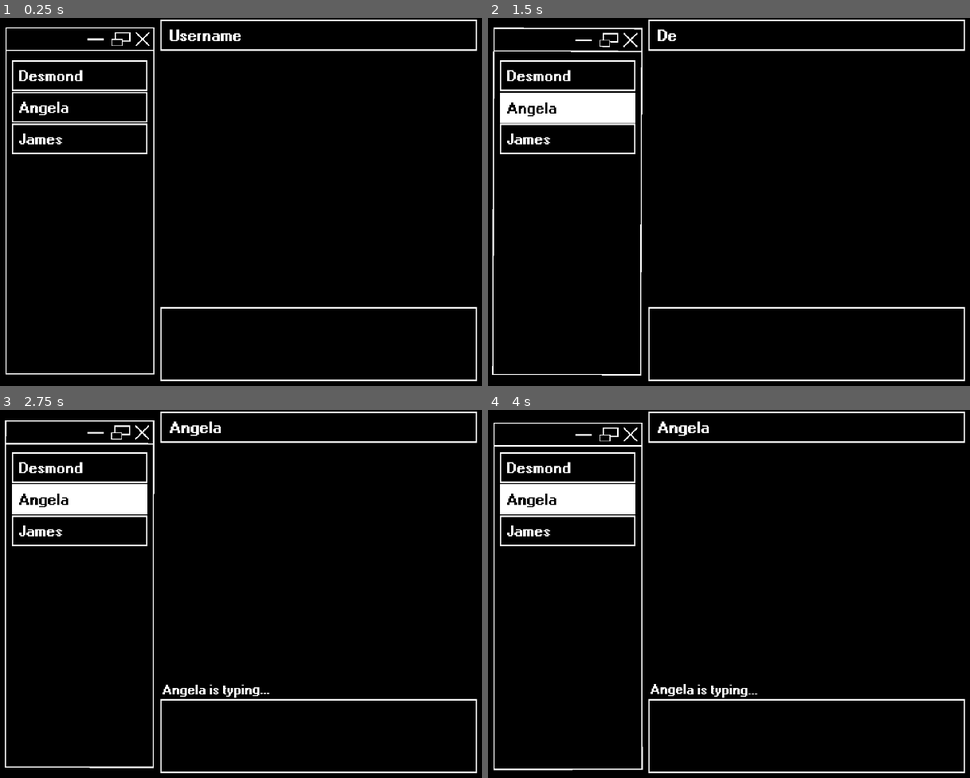
Above: before the commit, frames 1-4 (two rows, left to right).
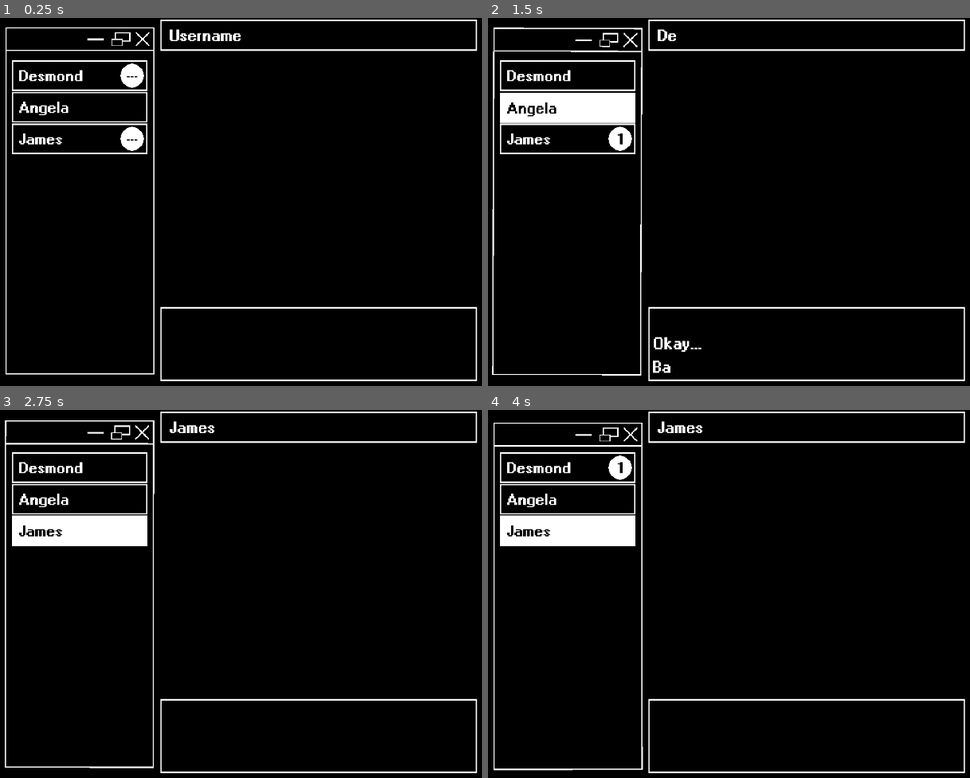
Above: after the commit, the same moments.

Repository: AdamCMunro/social-game
Game: Godot game, scene res://messenger.tscn
Two runs of this game, one before a commit and one after it. Both use one fixed random seed, a clock stepped at 60 frames per second and the inputs below. This scene is started directly instead of the project's main scene.
Inputs (mouse positions are in pixels of both pictures, inside the frame that each line leads up to):
- Up to frame 1 (0.25 s): no input
- Up to frame 2 (1.5 s): tap Enter at 0.5 s; move the mouse to (569, 76) at 0.52 s; click (569, 76) at 0.67 s; move the mouse to (569, 106) at 1.27 s; click (569, 106) at 1.42 s
- Up to frame 3 (2.75 s): move the mouse to (81, 531) at 2.02 s; click (81, 531) at 2.17 s
- Up to frame 4 (4 s): move the mouse to (777, 667) at 2.77 s; click (777, 667) at 2.92 s; move the mouse to (outside the picture) at 3.52 s; click (outside the picture) at 3.67 s

The runs differ from the first frame. In frame 1, 0.5% of the frame differs, in the area x 24-30%, y 12-37%; in frame 2, 0.5%; in frame 3, 4.7%; in frame 4, 4.9%, in the area x 2-56%, y 3-79%.
Error before the commit: Invalid access to property or key 'seed' on a base object of type 'Window'. (res://messenger.gd:234)
Error after the commit: Invalid access of index '-1' on a base object of type: 'Array'. (res://messenger.gd:256)

Commit message:
added typing and notif indicators when not looking at a chat

Diff:
--- a/social-game/contact.gd
+++ b/social-game/contact.gd
@@ -1,6 +1,7 @@
 extends Node2D
 
 @onready var selection = get_parent().get_node("Selection")
+@onready var messenger = get_parent().get_parent()
 
 var contact_scale
 var contact_position
@@ -9,8 +10,10 @@
 var hovered = false
 
 var pending = 0
+var typing = false
 
 var options = []
+var contact_name
 
 var black = Color(0,0,0,1)
 var white = Color(1,1,1,1)
@@ -20,12 +23,25 @@
 func _ready() -> void:
 	contact_scale = scale
 	contact_position = position
+	_progress_chat()
 
 
 # Called every frame. 'delta' is the elapsed time since the previous frame.
 func _process(delta: float) -> void:
+
 	if hovered and not selected:
 		selection.visible = true
+
+	if not selected:
+		if typing or pending > 0:
+			$ContactBody/Alert.visible = true
+			if typing:
+				$ContactBody/Alert/TypingLabel.visible = true
+				$ContactBody/Alert/PendingLabel.visible = false
+			else:
+				$ContactBody/Alert/PendingLabel.text = str(pending)
+				$ContactBody/Alert/PendingLabel.visible = true
+				$ContactBody/Alert/TypingLabel.visible = false
 
 
 func _on_contact_body_mouse_entered() -> void:
@@ -66,13 +82,16 @@
 
 	selected = true
 	selection.visible = false
+	$ContactBody/Alert.visible = false
 	pending = 0
+	messenger.sender_name = contact_name
 
-	get_parent().get_parent()._transition_recipient($ContactBody/Label.text)
-	await get_parent().get_parent()._clear_chats()
-	var index = await get_parent().get_parent()._retrieve_messages($ContactBody/Label.text)
-	get_parent().get_parent()._show_chats($ContactBody/Label.text, index)
-	get_parent().get_parent().get_node("Messages/TypingIndicator").text = str("[wave amp=9.0 freq=4 connected=0]", $ContactBody/Label.text, " is typing...[/wave]")
+	messenger._transition_recipient(contact_name)
+	await messenger._clear_chats()
+	messenger._retrieve_messages(contact_name)
+	messenger.get_node("Messages/TypingIndicator").text = str("[wave amp=9.0 freq=4 connected=0]", contact_name, " is typing...[/wave]")
+	await get_tree().create_timer(0.75).timeout
+	_progress_chat()
 
 func _deselect():
 	$ContactBody/Sprite2D.texture = preload("res://assets/Contact.png")
@@ -81,23 +100,31 @@
 	selected = false
 
 func _progress_chat():
-	var name = $ContactBody/Label.text
-	var messenger = get_parent().get_parent()
-	var history_path = str("user://chat_logs/history/", name, ".json")
-	var messages_path = str("res://chat_logs/", name, ".json")
+	var history_path = str("user://chat_logs/history/", contact_name, ".json")
+	var messages_path = str("res://chat_logs/", contact_name, ".json")
 	var history = _json_decode(history_path)
 	var messages = _json_decode(messages_path)
-	var start = history.size()
+	var start = _get_start_point(history)
 	var choice = false
+
 
 	for i in range(start, messages.size()):
 		options.clear()
 		choice = false
 		if messages[i].seed == "" or messages[i].seed == history[history.size() - 1].seed:
-			await get_tree().create_timer(0.75).timeout
+			if history.size() > 0 and messages[i].body == history[history.size() - 1].body:
+				continue
+			typing = true
+			if selected:
+				messenger._show_typing()
+			await get_tree().create_timer(1).timeout
+			typing = false
 			if messages[i].options.size() > 0:
 				choice = true
-			history.append({"sender":name, "body":messages[i].body, "choice":choice, "seed":history[history.size() - 1].seed})
+			if history.size() > 0:
+				history.append({"sender":contact_name, "body":messages[i].body, "choice":choice, "seed":history[history.size() - 1].seed})
+			else:
+				history.append({"sender":contact_name, "body":messages[i].body, "choice":choice, "seed":""})
 			_save_json(history_path, history)
 			if selected:
 				messenger._recieve_message(messages[i].body)
@@ -109,8 +136,14 @@
 					messenger._show_options(options)
 				break
 
-func _show_typing():
-	pass
+func _get_start_point(arr):
+	var count = 0
+
+	for n in arr:
+		if n.sender != "player":
+			count += 1
+
+	return count
 
 
 func _json_decode(file_path: String) -> Array:
--- a/social-game/contact.tscn
+++ b/social-game/contact.tscn
@@ -3,6 +3,7 @@
 [ext_resource type="Script" uid="uid://cnvo5kcqbl1bi" path="res://contact.gd" id="1_4kyxd"]
 [ext_resource type="Texture2D" uid="uid://cbr0k4rlfyjd2" path="res://assets/Contact.png" id="1_npiiw"]
 [ext_resource type="FontFile" uid="uid://colsx08shwr3g" path="res://fonts/windows-bold[1].ttf" id="2_4kyxd"]
+[ext_resource type="Texture2D" uid="uid://du8xuy76u2ptw" path="res://assets/Alert.png" id="4_xsttb"]
 
 [sub_resource type="RectangleShape2D" id="RectangleShape2D_xsttb"]
 size = Vector2(214, 48)
@@ -28,10 +29,36 @@
 text = "Username"
 
 [node name="Alert" type="Sprite2D" parent="ContactBody" unique_id=1007830402]
+visible = false
+position = Vector2(83, 0)
+texture = ExtResource("4_xsttb")
 
-[node name="AlertLabel" type="RichTextLabel" parent="ContactBody" unique_id=914907788]
-offset_right = 40.0
-offset_bottom = 40.0
+[node name="TypingLabel" type="RichTextLabel" parent="ContactBody/Alert" unique_id=914907788]
+visible = false
+offset_left = -19.0
+offset_top = -28.0
+offset_right = 21.0
+offset_bottom = 12.0
+theme_override_colors/default_color = Color(0, 0, 0, 1)
+theme_override_fonts/normal_font = ExtResource("2_4kyxd")
+theme_override_font_sizes/normal_font_size = 24
+bbcode_enabled = true
+text = "[wave amp=30.0 freq=4 connected=0]...[/wave]"
+horizontal_alignment = 1
+vertical_alignment = 1
+
+[node name="PendingLabel" type="RichTextLabel" parent="ContactBody/Alert" unique_id=71428637]
+visible = false
+offset_left = -19.0
+offset_top = -20.0
+offset_right = 21.0
+offset_bottom = 20.0
+theme_override_colors/default_color = Color(0, 0, 0, 1)
+theme_override_fonts/normal_font = ExtResource("2_4kyxd")
+theme_override_font_sizes/normal_font_size = 24
+text = "0"
+horizontal_alignment = 1
+vertical_alignment = 1
 
 [connection signal="input_event" from="ContactBody" to="." method="_on_contact_body_input_event"]
 [connection signal="mouse_entered" from="ContactBody" to="." method="_on_contact_body_mouse_entered"]
--- a/social-game/contacts.gd
+++ b/social-game/contacts.gd
@@ -3,15 +3,18 @@
 var contacts = []
 var contact_names = ["Desmond", "Angela", "James"]
 
+@onready var contact_scene = preload("res://contact.tscn")
+
 # Called when the node enters the scene tree for the first time.
 func _ready() -> void:
 	_prepare_drift()
-	for n in get_children():
-		if n is not Area2D and n is not Sprite2D:
-			contacts.append(n)
-
-	for i in range(contacts.size()):
-		contacts[i].get_node("ContactBody/Label").text = contact_names[i]
+	for i in range (contact_names.size()):
+		var new_contact = contact_scene.instantiate()
+		new_contact.contact_name = contact_names[i]
+		new_contact.get_node("ContactBody/Label").text = contact_names[i]
+		new_contact.position.y = -200 + (50 * i)
+		contacts.append(new_contact)
+		add_child(new_contact)
 
 
 
--- a/social-game/messenger.gd
+++ b/social-game/messenger.gd
@@ -58,7 +58,7 @@
 
 func _option_chosen() -> void:
 
-	_hide_options()
+	await _hide_options()
 
 	sending_text.visible = true
 	sending_text.visible_ratio = 0
@@ -97,9 +97,12 @@
 				typing = false
 				sending_text.visible = false
 				_send_message(sending_text.text)
-				_add_message_to_history("player", sending_text.text)
 				await get_tree().create_timer(0.5).timeout
-				_progress_chats(next_message_index)
+				for n in $Contacts.contacts:
+					if n.contact_name == sender_name:
+						message_history_arr.append({"sender":"player", "body":sending_text.text, "choice":false, "seed":_get_seed()})
+						n._save_json(str("user://chat_logs/history/", sender_name, ".json"), message_history_arr)
+						n._progress_chat()
 
 func _show_sending_text():
 	var tween = create_tween()
@@ -121,7 +124,7 @@
 
 func _show_typing():
 	$Messages/TypingIndicator.visible = true
-	await get_tree().create_timer(2.0).timeout
+	await get_tree().create_timer(1).timeout
 	$Messages/TypingIndicator.visible = false
 
 func _recieve_message(message):
@@ -155,49 +158,17 @@
 		.set_ease(Tween.EASE_OUT)\
 		.set_trans(Tween.TRANS_SINE)
 
-func _show_chats(name, index):
-	var file = str("res://chat_logs/", name, ".json")
-
-	message_arr = _json_decode(file)
-	sender_name = name
-
-	_progress_chats(index)
-
-func _progress_chats(start_index):
-
-	for i in range(start_index, message_arr.size()):
-		if message_arr[i].seed == _get_seed() or message_arr[i].seed == "":
-			if prev_message_type == "recieved":
-				repeat = true
-			_show_typing()
-			await get_tree().create_timer(2.0).timeout
-			_recieve_message(message_arr[i].body)
-			_add_message_to_history(sender_name, message_arr[i].body)
-			await get_tree().create_timer(0.75).timeout
-			if message_arr[i].options.size() > 0:
-				for j in range(option_arr.size()):
-					option_arr[j].option_text = message_arr[i].options[j].option
-					option_arr[j].full_text = message_arr[i].options[j].full
-					option_arr[j]._transition_text(message_arr[i].options[j].option)
-					option_arr[j].visible = true
-				next_message_index = i + 1
-				break
-		else:
-			if message_arr[i-1].options.size() > 0:
-				for j in range(option_arr.size()):
-					option_arr[j].option_text = message_arr[i - 1].options[j].option
-					option_arr[j].full_text = message_arr[i - 1].options[j].full
-					option_arr[j]._transition_text(message_arr[i - 1].options[j].option)
-					option_arr[j].visible = true
-				next_message_index = i + 1
-				break
 
 func _show_options(options):
+	for n in options:
+		n.visible = false
+
 	for i in range(options.size()):
 		option_arr[i].option_text = options[i].option
 		option_arr[i].full_text = options[i].full
-		option_arr[i]._transition_text(options[i].option)
+		await option_arr[i]._transition_text(options[i].option)
 		option_arr[i].visible = true
+
 
 func _json_decode(file_path: String) -> Array:
 	var content = FileAccess.get_file_as_string(file_path)
@@ -209,27 +180,6 @@
 	push_error("Failed to parse JSON, or the root is not an Array.")
 	return []
 
-func _save_json(file_path: String, data_array: Array) -> void:
-	# Convert the array to a JSON string.
-	# The "\t" parameter adds tab indentation for readability (pretty printing).
-	var json_string: String = JSON.stringify(data_array, "\t")
-
-	# Open the file in WRITE mode. This automatically overwrites existing content
-	# or creates a new file if it doesn't exist.
-	var file: FileAccess = FileAccess.open(file_path, FileAccess.WRITE)
-
-	if file:
-		# Write the JSON string to the file
-		file.store_string(json_string)
-
-		# Close the file to free the resource and ensure data is flushed
-		file.close()
-	else:
-		# If the file fails to open (e.g., bad path, read-only system), grab the error
-		var error_code = FileAccess.get_open_error()
-		printerr("Failed to open file for writing at: ", file_path)
-		printerr("Error code: ", error_code)
-
 func _get_seed():
 	return get_parent().seed
 
@@ -251,7 +201,6 @@
 	await get_tree().process_frame
 	$Messages/Container.position = container_position
 
-	_save_json(str("user://chat_logs/history/", sender_name, ".json"), message_history_arr)
 	message_arr.clear()
 	message_history_arr.clear()
 	await _hide_options()
@@ -271,11 +220,12 @@
 	return tween
 
 func _retrieve_messages(name):
-	var file = str("user://chat_logs/history/", name, ".json")
-
+	var history_file = str("user://chat_logs/history/", name, ".json")
+	var message_file = str("res://chat_logs/", name, ".json")
 	var height = 0
 
-	message_history_arr = _json_decode(file)
+	message_history_arr = _json_decode(history_file)
+	message_arr = _json_decode(message_file)
 	next_message_index = 0
 
 	for m in message_history_arr:
@@ -303,12 +253,10 @@
 		next_message_index += 1
 
 	_animate_messages(height)
+	if message_history_arr[message_history_arr.size() - 1].choice:
+		_show_options(message_arr[message_history_arr.size() - 1].options)
+
 	return next_message_index
-
-func _add_message_to_history(sender, body):
-	var new_message = {"sender":sender, "body":body}
-	message_history_arr.append(new_message)
-	_save_json(str("user://chat_logs/history/", sender_name, ".json"), message_history_arr)
 
 func _transition_recipient(new_text):
 	var tween = create_tween()
--- a/social-game/messenger.tscn
+++ b/social-game/messenger.tscn
@@ -10,7 +10,6 @@
 [ext_resource type="Script" uid="uid://4udu5egxntkx" path="res://option_2.gd" id="6_5uh8x"]
 [ext_resource type="Script" uid="uid://cys7txb1smtuo" path="res://option_3.gd" id="7_qhwlu"]
 [ext_resource type="Script" uid="uid://mvf0l8pkqr7b" path="res://contacts.gd" id="10_8waa5"]
-[ext_resource type="PackedScene" uid="uid://bvuqovsm01win" path="res://contact.tscn" id="11_8waa5"]
 
 [sub_resource type="RectangleShape2D" id="RectangleShape2D_qhwlu"]
 size = Vector2(467.5, 29.166656)
@@ -203,15 +202,6 @@
 
 [node name="Sprite2D" type="Sprite2D" parent="Contacts" unique_id=593490741]
 texture = ExtResource("5_75sbr")
-
-[node name="Contact" parent="Contacts" unique_id=1756223629 instance=ExtResource("11_8waa5")]
-position = Vector2(0, -200)
-
-[node name="Contact2" parent="Contacts" unique_id=690784607 instance=ExtResource("11_8waa5")]
-position = Vector2(0, -150)
-
-[node name="Contact3" parent="Contacts" unique_id=70512145 instance=ExtResource("11_8waa5")]
-position = Vector2(0, -100)
 
 [node name="Selection" type="Area2D" parent="Contacts" unique_id=1909477713]
 visible = false
Not shown, added: social-game/assets/Alert.png.import
